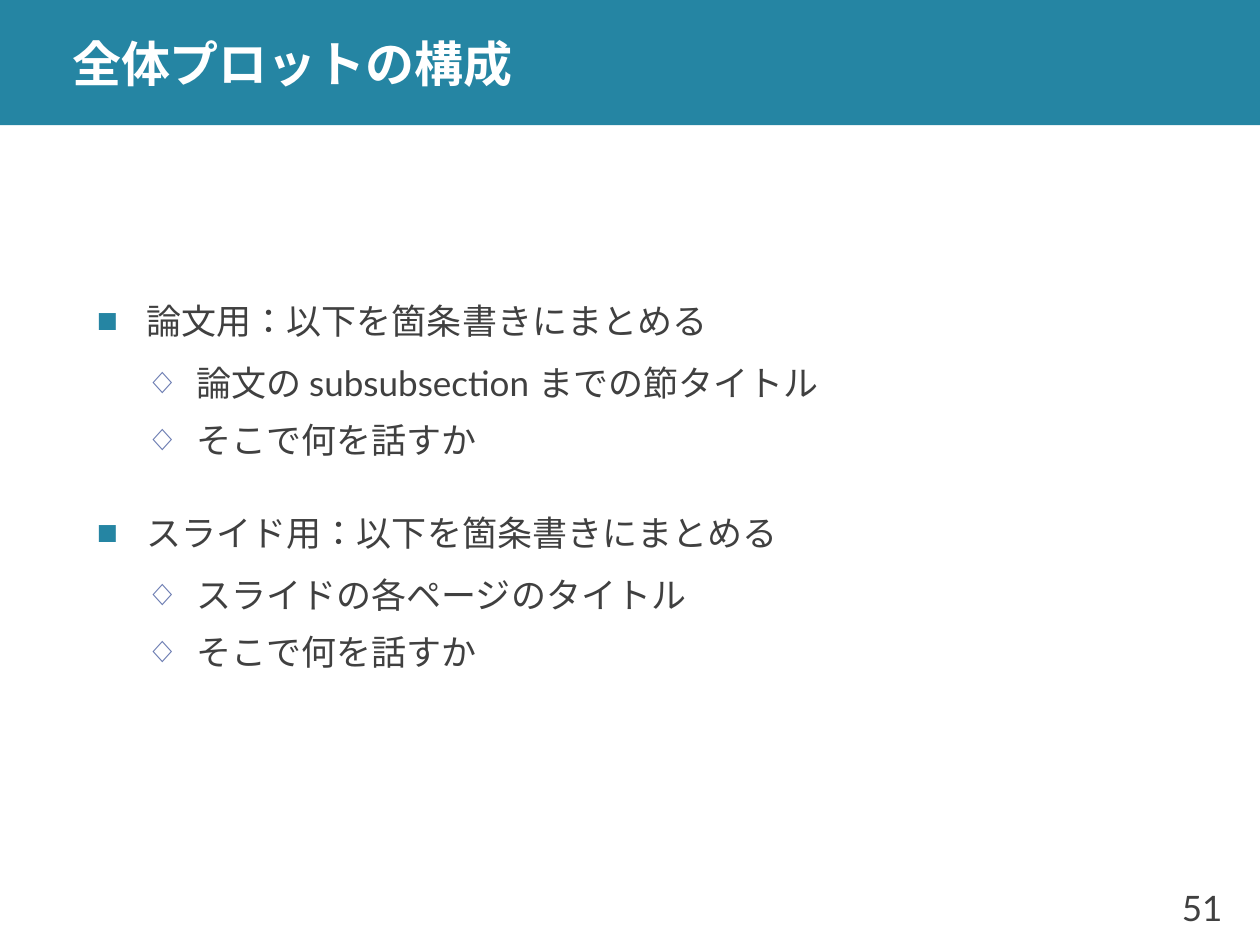
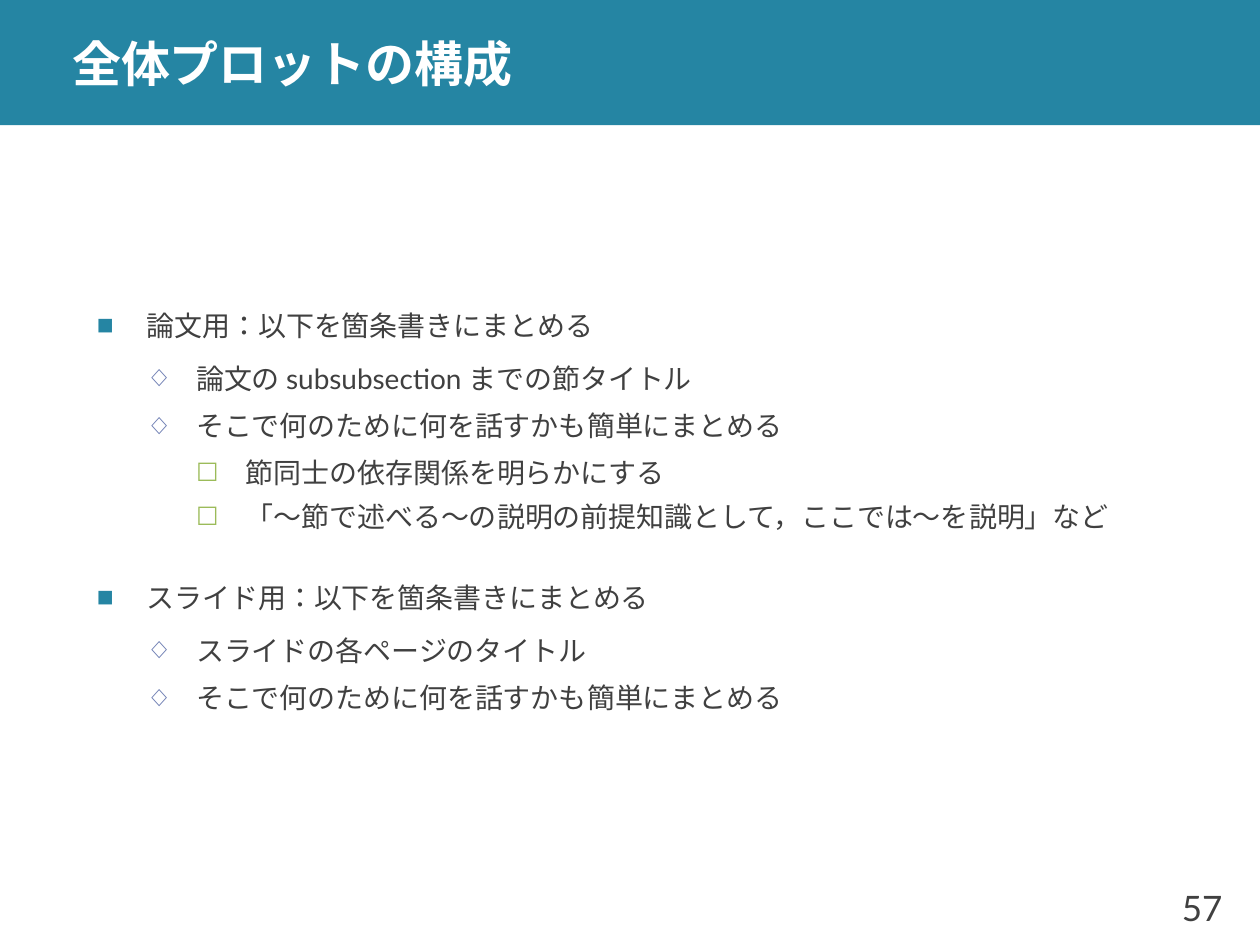
Before and after one commit to shioya-lab/how-to, a slide deck: slide 57 of plot.pptx (slide 51 before the commit). Drawn at 1260x945 pixels with LibreOffice and Linux fonts; fonts in the diff are those of the drawing. Boxes give left, top, right and bottom in pixels: in the first picture for what was removed or moved away, otherwise in the second. Text is boxed around its words. In the diff, an @@ line names an element or a change of style, - is before the commit and + after.

Commit message:
plot を v14 に
p.9 親子関係が厳密ではない点を追加
p.20 背景の話題の絞り方を追加
p.33-p.35 属性や話題によるまとめかたを加筆
p.56 全体プロットの親子関係の注意を追加
p.64 イントロの書き出しについての注意を追加

```diff
--- a/plot.pptx
+++ b/plot.pptx
@@ text at (147, 312, 692, 664): size 20 to 16 pt in "論文用：以下を箇条書きにまとめる", "論文の subsubsection までの節タイトル", "スライド用：以下を箇条書きにまとめる", "スライドの各ページのタイトル" @@
@@ text at (196, 412, 1109, 530): text changed; size 20 to 16 pt @@
-  ◇ そこで何を話すか
+  ◇ そこで何のために何を話すかも簡単にまとめる
+    ☐ 節同士の依存関係を明らかにする
+    ☐ 「～節で述べる～の説明の前提知識として，ここでは～を説明」など
@@ text at (196, 684, 782, 711): text changed; size 20 to 16 pt @@
-  ◇ そこで何を話すか
+  ◇ そこで何のために何を話すかも簡単にまとめる
@@ page number at (1182, 896, 1223, 922): text changed @@
-51
+57
```
Also in this commit, not shown: 11 other slides changed, 7 slides added, 1 other file.
